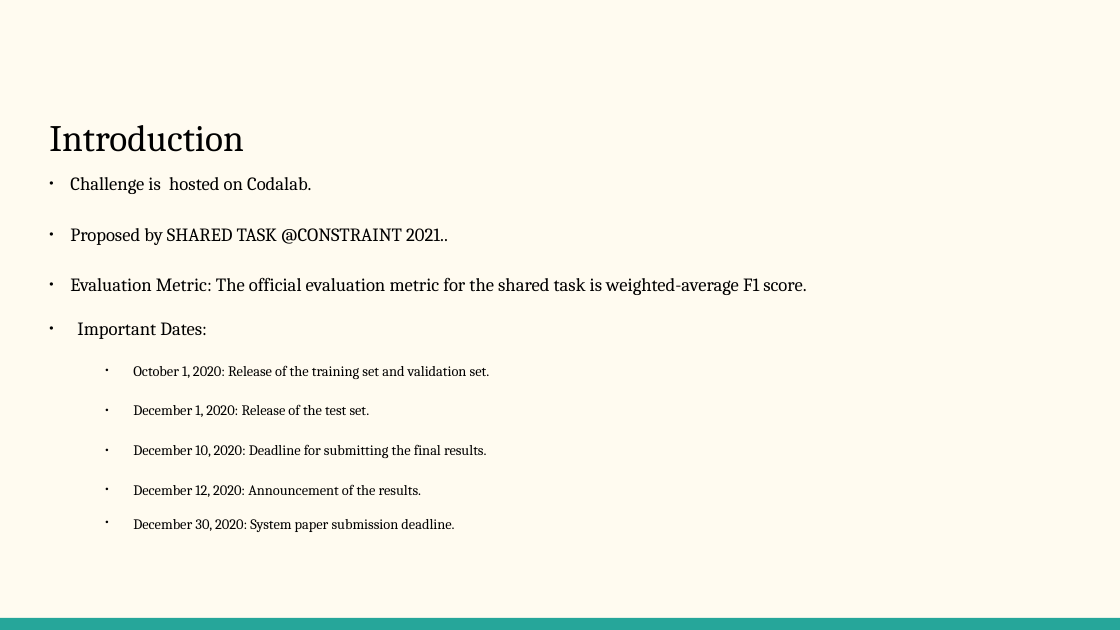
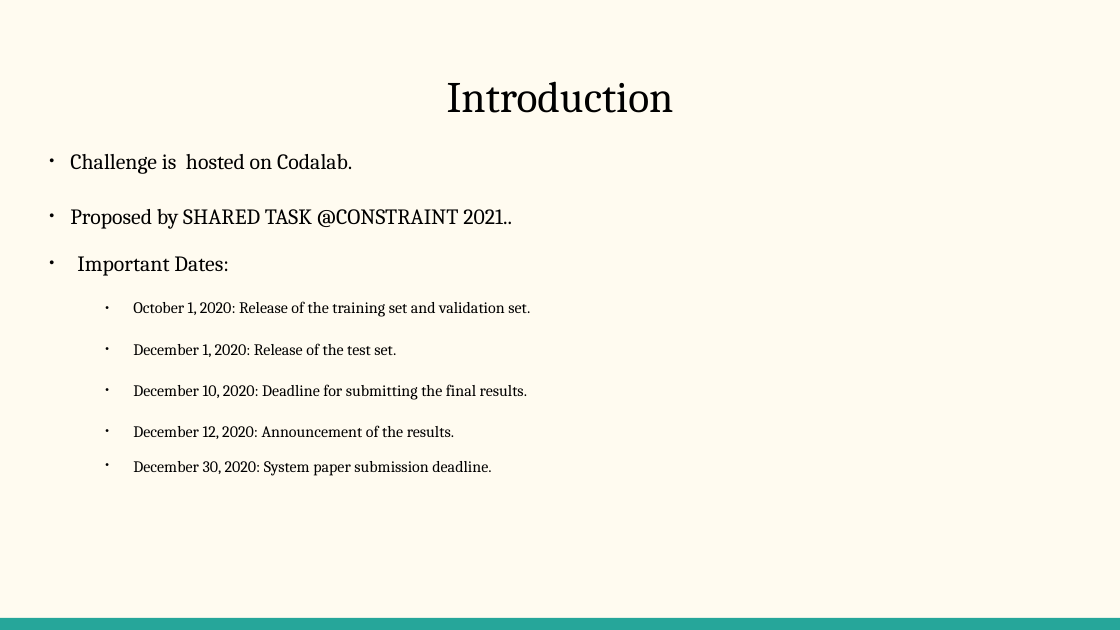
Before and after one commit to VarunBohara/Mini-Project-Documents, a slide deck: slide 2 of DMA Course Project.pptx. Drawn at 1120x630 pixels with LibreOffice and Linux fonts; fonts in the diff are those of the drawing. Boxes give left, top, right and bottom in pixels: in the first picture for what was removed or moved away, otherwise in the second. Text is boxed around its words. In the diff, an @@ line names an element or a change of style, - is before the commit and + after.

```diff
--- a/DMA Course Project.pptx
+++ b/DMA Course Project.pptx
@@ title "Introduction": place and size @@
-title "Introduction" at <box>49,125,244,152</box>
+title "Introduction" at <box>447,81,674,113</box>
@@ title "Introduction" at <box>447,81,674,113</box>: size 24 to 28 pt; alignment left to centre @@
@@ text "Challenge is hosted on Codalab.": place and size @@
-text "Challenge is hosted on Codalab." at <box>70,177,806,532</box>
+text "Challenge is hosted on Codalab." at <box>70,154,530,476</box>
@@ text "Challenge is hosted on Codalab." at <box>70,154,530,476</box>: size 12 to 14 pt in "Challenge is hosted on Codalab.", "Proposed by SHARED TASK @CONSTRAINT 2021..", "Important Dates:"; size 9.3 to 10.3 pt in "October 1, 2020: Release of the training ...", "December 1, 2020: Release of the test ...", "December 10, 2020: Deadline for submitting the ...", "December 12, 2020: Announcement of the results." and 1 more places @@
@@ text at <box>70,277,806,295</box>: paragraph removed @@
-• Evaluation Metric: The official evaluation metric for the shared task is weighted-average F1 score.
```
Also in this commit, not shown: 2 other slides changed, 3 slides added, 7 slides removed.
